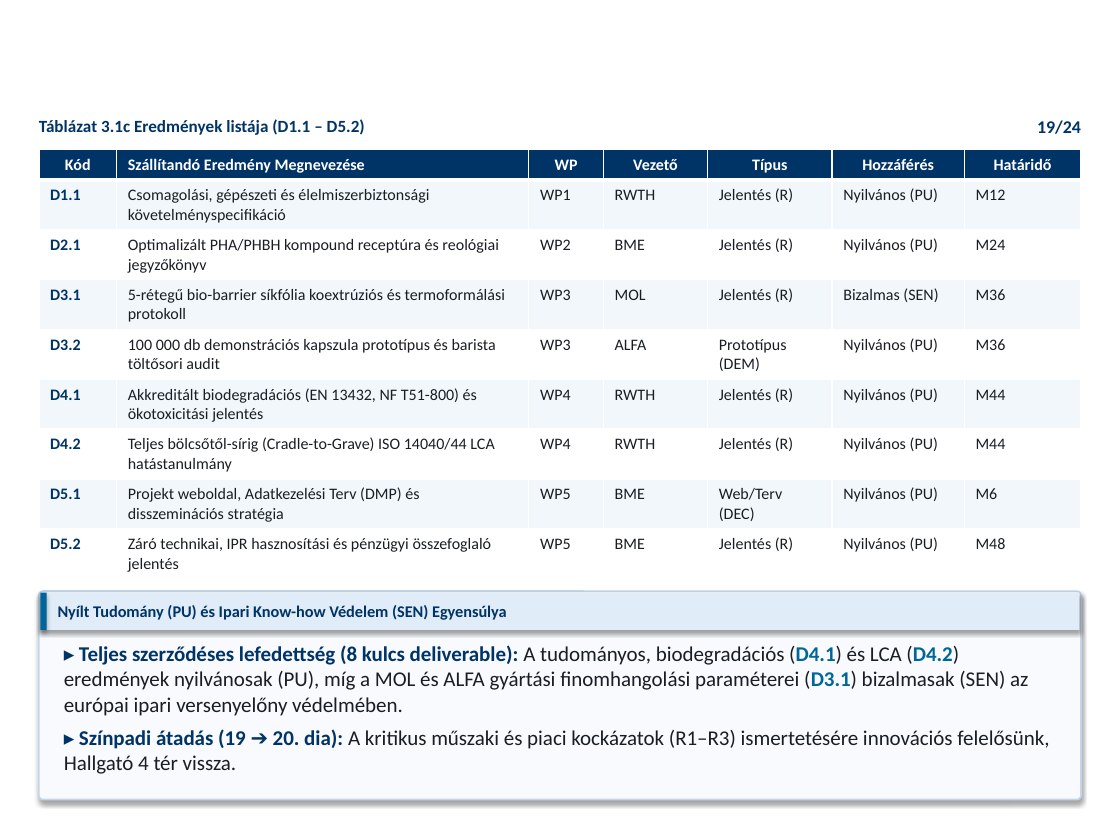
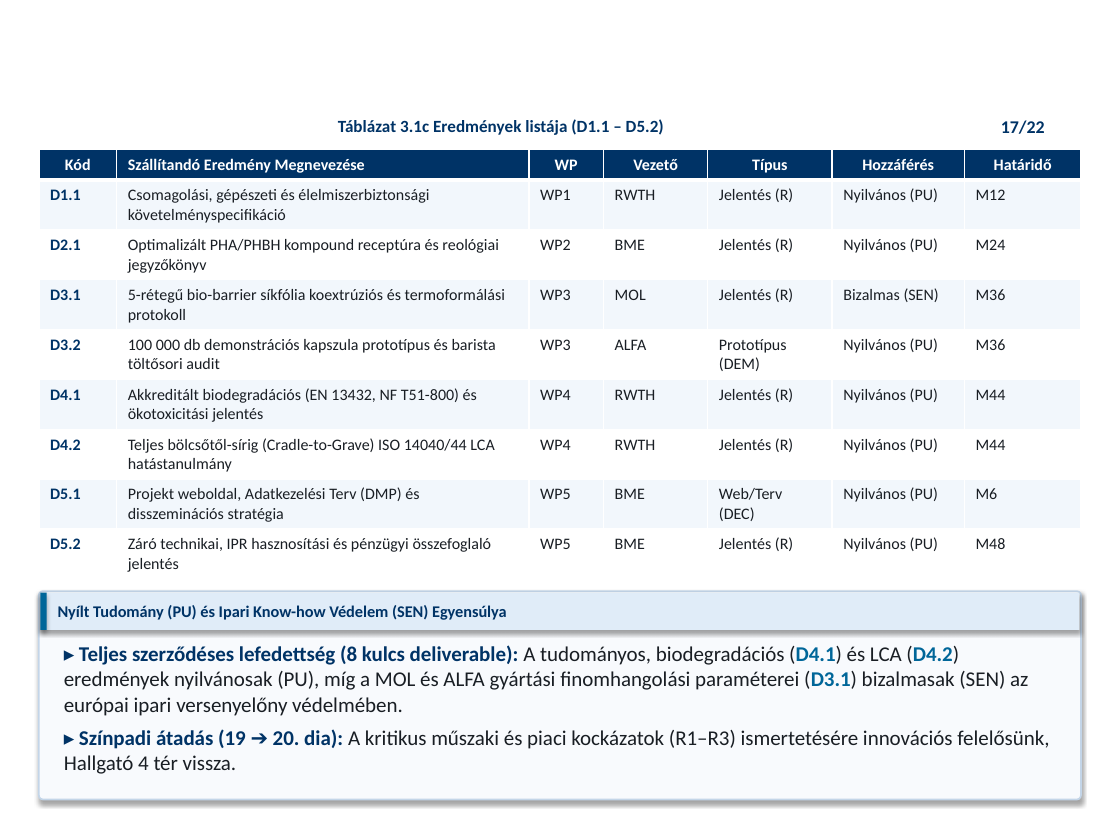
Before and after one commit to RMarci44/Fenntarthato-hulladek-projekt, a slide deck: slide 17 of PHACK_Prezentacio_Vegleges.pptx (slide 19 before the commit). Drawn at 1120x840 pixels with LibreOffice and Linux fonts; fonts in the diff are those of the drawing; background and template pictures are left out. Boxes give left, top, right and bottom in pixels: in the first picture for what was removed or moved away, otherwise in the second. Text is boxed around its words. In the diff, an @@ line names an element or a change of style, - is before the commit and + after.

```diff
--- a/PHACK_Prezentacio_Vegleges.pptx
+++ b/PHACK_Prezentacio_Vegleges.pptx
@@ text "Táblázat 3.1c Eredmények listája (D1.1 ...": place and size @@
-text "Táblázat 3.1c Eredmények listája (D1.1 ..." at <box>39,119,365,135</box>
+text "Táblázat 3.1c Eredmények listája (D1.1 ..." at <box>338,119,664,135</box>
@@ table at <box>39,149,1081,578</box> @@
@@ size 10.2 to 10.3 pt @@
@@ borders changed @@
@@ text added at <box>1001,120,1045,134</box>, 11.5 pt, text #003366, bold @@
+17/22
@@ text removed at <box>1037,120,1081,134</box> @@
-19/24
```
Also in this commit, not shown: 18 other slides changed, 3 slides added, 5 slides removed, 25 other files.
